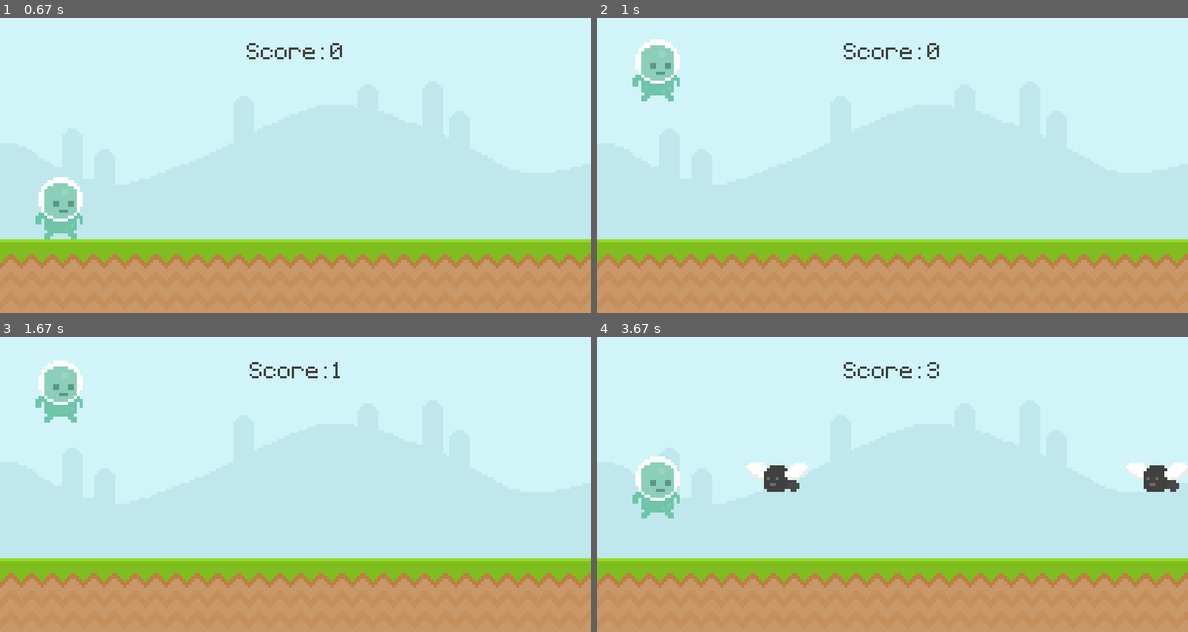
Above: before the commit, frames 1-4 (two rows, left to right).
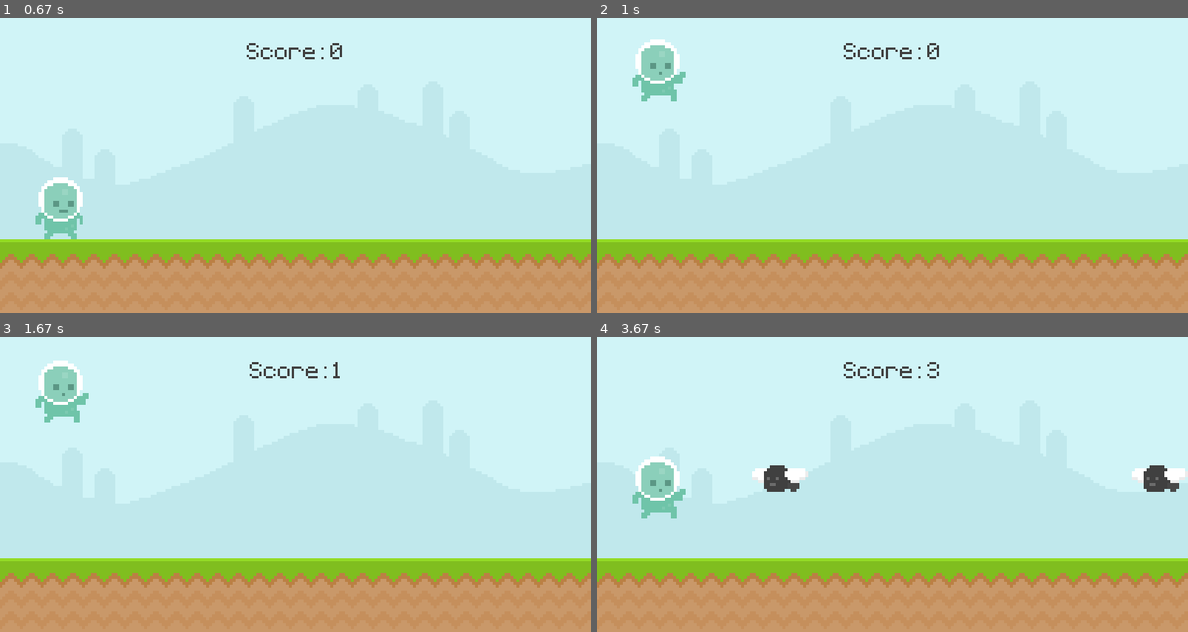
Above: after the commit, the same moments.

Repository: ArindamPal-0/runner-pygame-ultimateintro
Game: pygame game, started from main.py
The game is run twice, just before and just after one commit, with the same random seed, the same clock (stepped at 60 frames per second) and the same inputs.
Inputs (mouse positions are in pixels of both pictures, inside the frame that each line leads up to):
- Up to frame 1 (0.67 s): tap Space at 0.33 s
- Up to frame 2 (1 s): click (656, 206) at 0.72 s
- Up to frame 3 (1.67 s): tap Space at 1, 1.4 s
- Up to frame 4 (3.67 s): tap Space at 1.7, 2.23, 3.07, 3.37 s; click (904, 384) at 1.88 s

Frame 1 is identical in both runs. In frame 2, 0.1% of the frame differs, in the area x 10-15%, y 18-29%; in frame 3, 0.1%; in frame 4, 0.5%, in the area x 10-100%, y 42-62%.

Commit message:
animate the player, fly and snail
- importing the player images
- player animation using player_index increment
- obstacle animations using events and timer

Diff:
--- a/main.py
+++ b/main.py
@@ -37,6 +37,21 @@
             return True
     return False
 
+def player_animation(player_rect: pygame.Rect, player_index: float, player_walk: list[pygame.Surface], player_jump: pygame.Surface) -> tuple[float, pygame.Surface]:
+    """Player walking animation walk, jump and their transition."""
+
+    player_surface: pygame.Surface = None
+
+    if player_rect.bottom < 300:
+        player_surface = player_jump
+    else:
+        player_index += 0.1
+        if player_index >= len(player_walk):
+            player_index = 0
+        player_surface = player_walk[int(player_index)]
+
+    return player_index, player_surface
+
 # main function
 def main() -> int:
     """Main function which runs when the program is executed, returns 0 if exits successfully"""
@@ -68,13 +83,29 @@
 
     # Obstacles
 
-    snail_surface: pygame.Surface = pygame.image.load('graphics/snail/snail1.png').convert_alpha()
-
-    fly_surface: pygame.Suface = pygame.image.load('graphics/fly/fly1.png').convert_alpha()
+    # Snail
+    snail_frame_1: pygame.Surface = pygame.image.load('graphics/snail/snail1.png').convert_alpha()
+    snail_frame_2: pygame.Surface = pygame.image.load('graphics/snail/snail2.png').convert_alpha()
+    snail_frames: list[pygame.Surface] = [snail_frame_1, snail_frame_2]
+    snail_frame_index: float = 0
+    snail_surface: pygame.Surface = snail_frames[snail_frame_index]
+
+    # Fly
+    fly_frame_1: pygame.Suface = pygame.image.load('graphics/fly/fly1.png').convert_alpha()
+    fly_frame_2: pygame.Suface = pygame.image.load('graphics/fly/fly2.png').convert_alpha()
+    fly_frames: list[pygame.Surface] = [fly_frame_1, fly_frame_2]
+    fly_frame_index: float = 0
+    fly_surface: pygame.Surface = fly_frames[fly_frame_index]
 
     obstacle_rect_list: list[pygame.Rect] = []
 
-    player_surface: pygame.Surface = pygame.image.load('graphics/player/player_walk_1.png').convert_alpha()
+    player_walk_1: pygame.Surface = pygame.image.load('graphics/player/player_walk_1.png').convert_alpha()
+    player_walk_2: pygame.Surface = pygame.image.load('graphics/player/player_walk_2.png').convert_alpha()
+    player_walk: list[pygame.Surface] = [player_walk_1, player_walk_2]
+    player_index: float = 0
+    player_jump: pygame.Surface = pygame.image.load('graphics/player/jump.png').convert_alpha()
+
+    player_surface: pygame.Surface = player_walk[int(player_index)]
     player_rect: pygame.Rect = player_surface.get_rect(midbottom=(80, 300))
 
     player_gravity: int = 0
@@ -98,6 +129,12 @@
     obstacle_timer: int = pygame.USEREVENT + 1
     pygame.time.set_timer(obstacle_timer, 1500)
 
+    snail_animation_timer = pygame.USEREVENT + 2
+    pygame.time.set_timer(snail_animation_timer, 400)
+
+    fly_animation_timer = pygame.USEREVENT + 3
+    pygame.time.set_timer(fly_animation_timer, 200)
+
     while True:
         # draw all our elements
         # update everything
@@ -108,8 +145,8 @@
             if event.type == pygame.QUIT:
                 # quiting pygame
                 pygame.quit()
-                # exiting the program
-                exit()
+                # Returning from the main function and exiting
+                return 0
 
             if game_active:
                 # player jumps if we clicked on it
@@ -131,12 +168,30 @@
                     game_active = True
                     start_time = (pygame.time.get_ticks() // 1000)
 
-            if event.type == obstacle_timer and game_active:
-                # adding obstacle whenever custom event is fired
-                if randint(0, 2):
-                    obstacle_rect_list.append(snail_surface.get_rect(bottomright=(randint(900, 1100), 300)))
-                else:
-                    obstacle_rect_list.append(fly_surface.get_rect(bottomright=(randint(900, 1100), 210)))
+            # run all timers if game is active
+            if game_active:
+                if event.type == obstacle_timer and game_active:
+                    # adding obstacle whenever custom event is fired
+                    if randint(0, 2):
+                        obstacle_rect_list.append(snail_surface.get_rect(bottomright=(randint(900, 1100), 300)))
+                    else:
+                        obstacle_rect_list.append(fly_surface.get_rect(bottomright=(randint(900, 1100), 210)))
+
+                if event.type == snail_animation_timer:
+                    if snail_frame_index == 0:
+                        snail_frame_index = 1
+                    else:
+                        snail_frame_index = 0
+                    snail_surface = snail_frames[snail_frame_index]
+
+                if event.type == fly_animation_timer:
+                    if fly_frame_index == 0:
+                        fly_frame_index = 1
+                    else:
+                        fly_frame_index = 0
+                    fly_surface = fly_frames[fly_frame_index]
+
+
 
         if game_active:
             # block image transfer, display the image surface
@@ -164,6 +219,7 @@
                     player_gravity += 1
                     player_rect.bottom += player_gravity
 
+            player_index, player_surface = player_animation(player_rect, player_index, player_walk, player_jump)
             screen.blit(player_surface, player_rect)
 
             # Obstacles movement
@@ -205,8 +261,7 @@
         # makes sure that the while loop doesn't run at more than 60 times per second
         clock.tick(60)
 
-    return 0
-
+    return 1
 
 
 if __name__ == '__main__':
